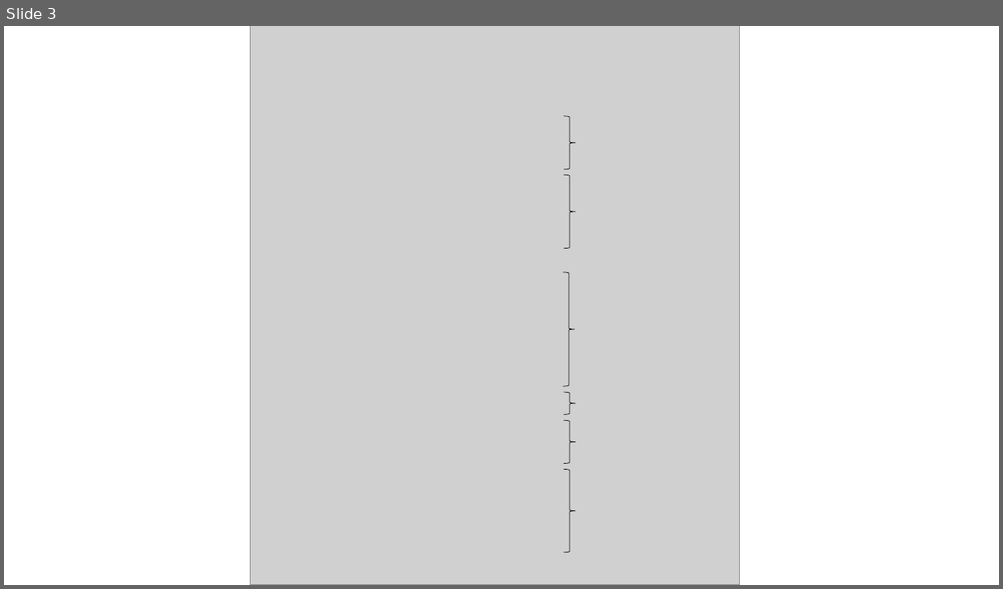
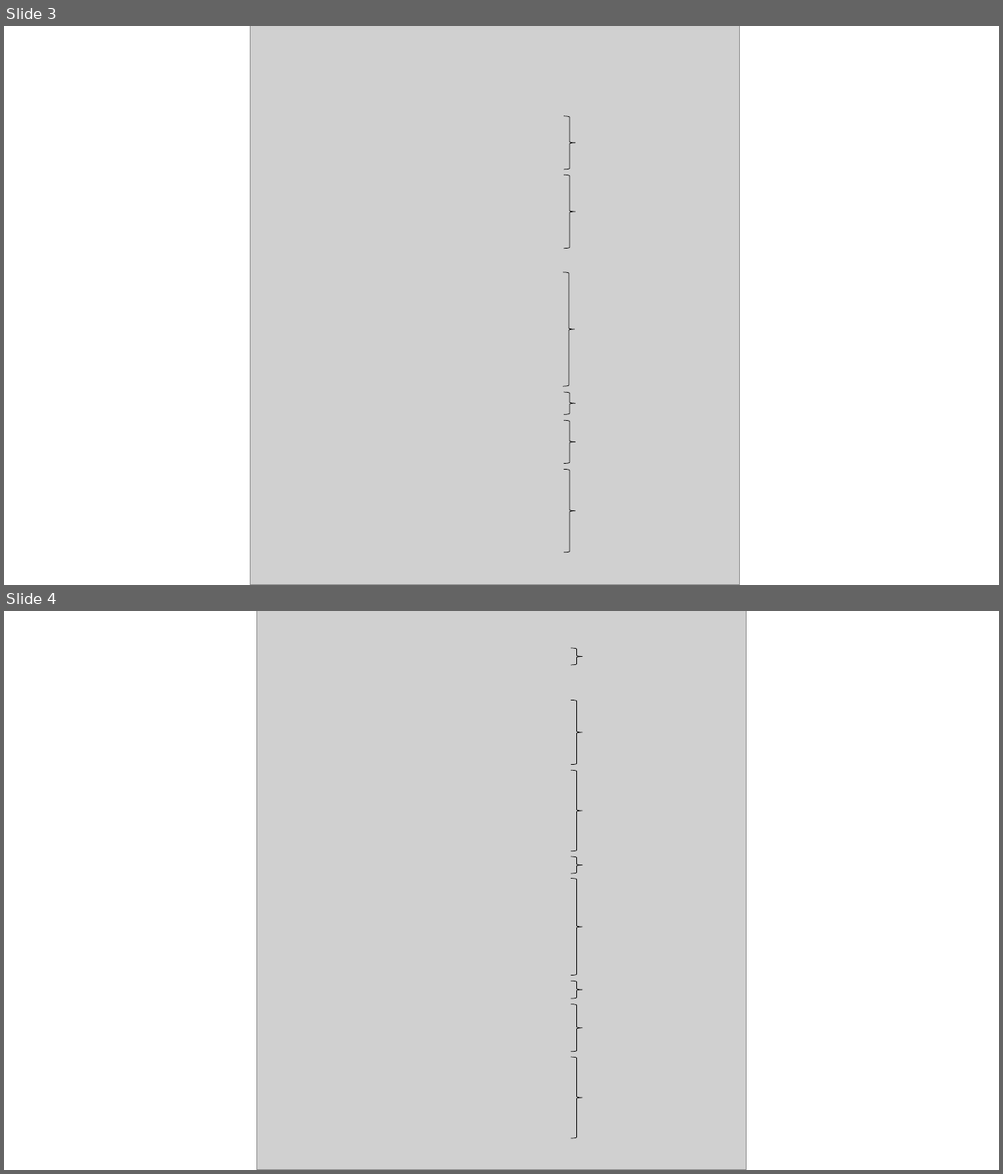
Before and after one commit to jepa/straddling_cc, a slide deck: results/figures/illustrator/fig_4.pptx. Shown one above the other, each under a label of ours: slide 3 before the commit, slides 3 and 4 after it. The pictures are 1003x589 and 1003x1174 pixels, drawn with LibreOffice and Linux fonts; fonts in the diff are those of the drawing; grey boxes stand for pictures. Boxes give left, top, right and bottom in pixels: in the first picture for what was removed or moved away, otherwise in the second. Text is boxed around its words. In the diff, an @@ line names an element or a change of style, - is before the commit and + after.

```diff
--- a/results/figures/illustrator/fig_4.pptx
+++ b/results/figures/illustrator/fig_4.pptx
@@ slide 4 added at bbox=[4, 611, 999, 1170], background #FFFFFF @@
@@ picture added at bbox=[257, 611, 746, 1170] @@
@@ left brace added at bbox=[570, 648, 582, 666], outline #000000 0.5 pt @@
@@ left brace added at bbox=[570, 700, 582, 765], outline #000000 0.5 pt @@
@@ left brace added at bbox=[570, 771, 582, 852], outline #000000 0.5 pt @@
@@ left brace added at bbox=[570, 857, 582, 874], outline #000000 0.5 pt @@
@@ left brace added at bbox=[570, 879, 582, 976], outline #000000 0.5 pt @@
@@ left brace added at bbox=[570, 981, 582, 999], outline #000000 0.5 pt @@
@@ left brace added at bbox=[570, 1004, 582, 1052], outline #000000 0.5 pt @@
@@ left brace added at bbox=[570, 1057, 582, 1139], outline #000000 0.5 pt @@
```
Also in this commit, not shown: 1 slide removed.
